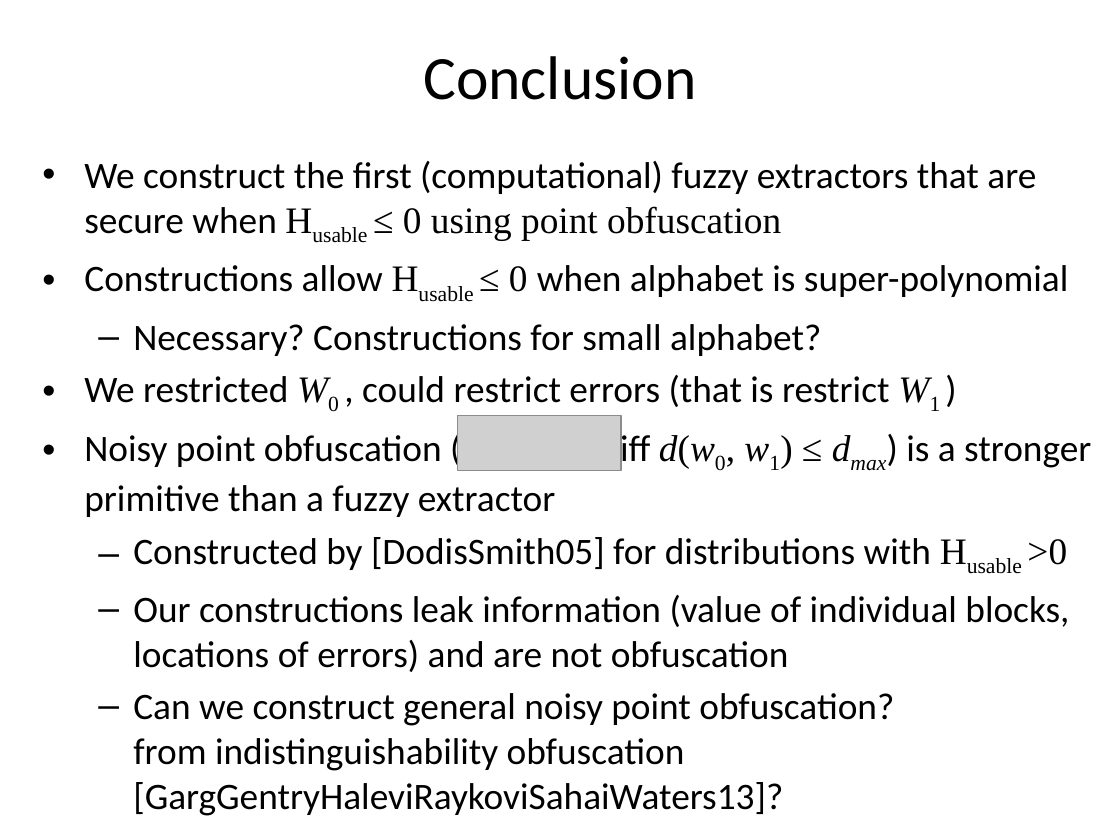
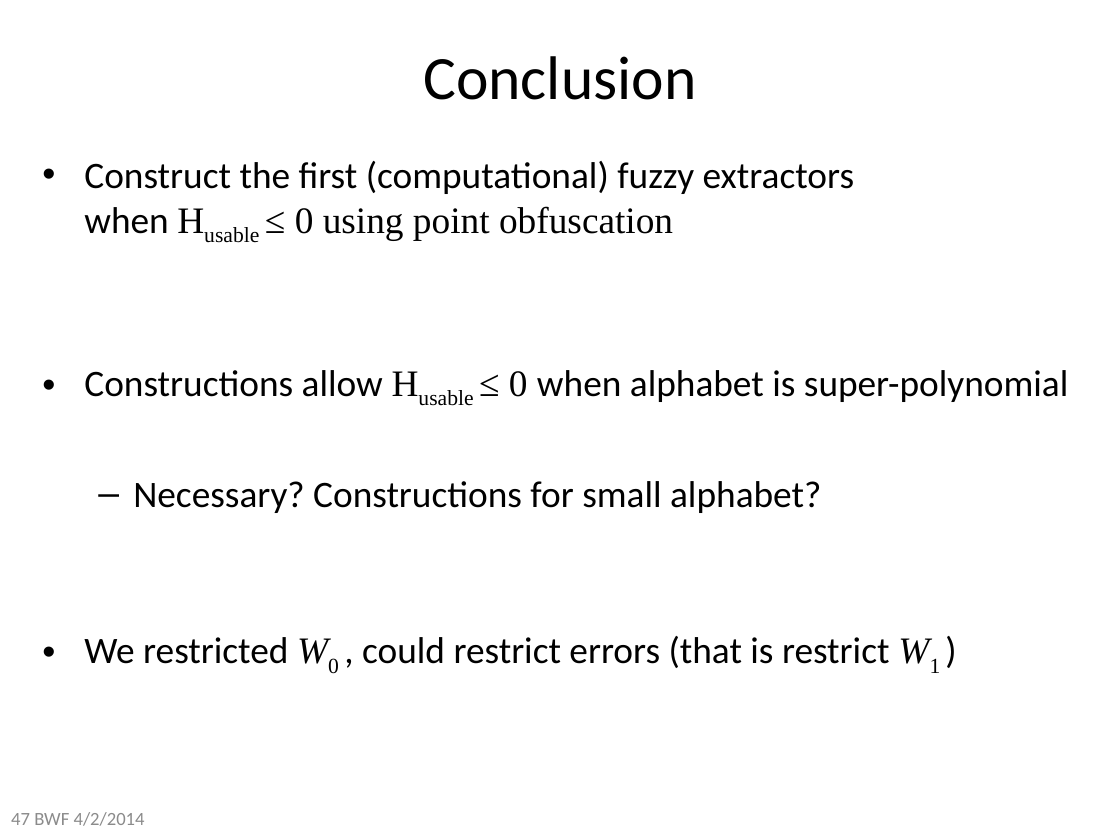
Before and after one commit to xianruimeng/comp-fuzzy-ext, a slide deck: slide 47 of constantRate/KeyDerivationWithNegativeUsable.pptx (slide 44 before the commit). Drawn at 1120x840 pixels with LibreOffice and Linux fonts; fonts in the diff are those of the drawing; grey boxes stand for pictures. Boxes give left, top, right and bottom in pixels: in the first picture for what was removed or moved away, otherwise in the second. Text is boxed around its words. In the diff, an @@ line names an element or a change of style, - is before the commit and + after.

```diff
--- a/constantRate/KeyDerivationWithNegativeUsable.pptx
+++ b/constantRate/KeyDerivationWithNegativeUsable.pptx
@@ text at (84,161,854,240): text changed @@
-• We construct the first (computational) fuzzy extractors that are secure when Husable ≤ 0 using point obfuscation
+• Construct the first (computational) fuzzy extractors
+  when Husable ≤ 0 using point obfuscation
@@ picture removed at (458,416,622,472) @@
@@ text at (84,435,1069,816): paragraphs removed @@
-• Noisy point obfuscation ( iff d(w0, w1) ≤ dmax) is a stronger primitive than a fuzzy extractor
-  – Constructed by [DodisSmith05] for distributions with Husable >0
-  – Our constructions leak information (value of individual blocks, locations of errors) and are not obfuscation
-  – Can we construct general noisy point obfuscation?
-    from indistinguishability obfuscation [GargGentryHaleviRaykoviSahaiWaters13]?
@@ text added at (11,812,145,826), 12 pt, text #8C8C8C @@
+47 BWF 4/2/2014
```
Also in this commit, not shown: 43 other slides changed, 8 slides added.
